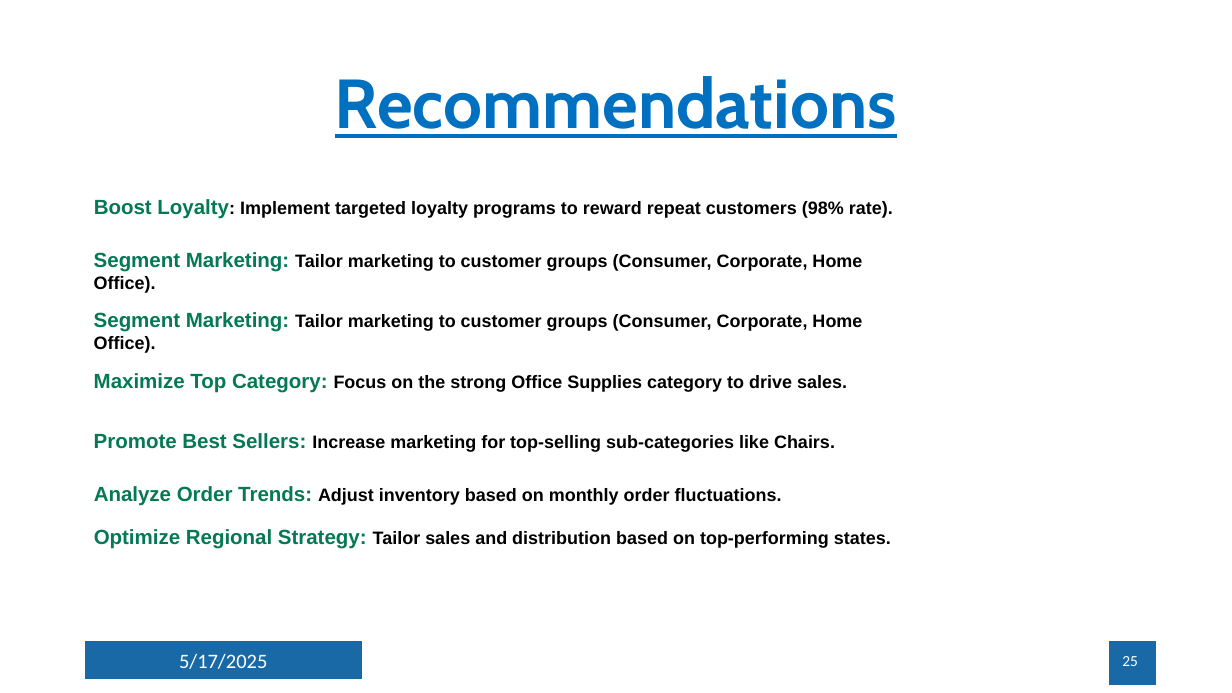
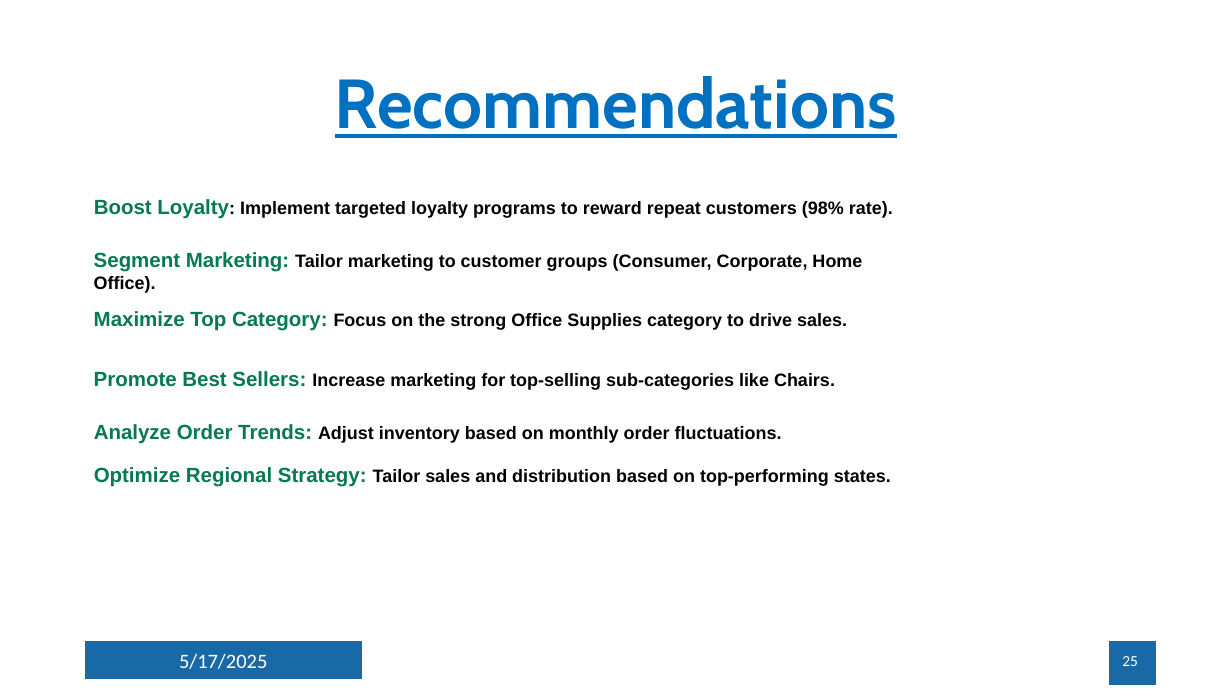
Before and after one commit to ebraam72/Graduation-project-DEPI-, a slide deck: slide 25 of Final_Presentation[1].pptx. Drawn at 1232x693 pixels with LibreOffice and Linux fonts; fonts in the diff are those of the drawing; background and template pictures are left out. Boxes give left, top, right and bottom in pixels: in the first picture for what was removed or moved away, otherwise in the second. Text is boxed around its words. In the diff, an @@ line names an element or a change of style, - is before the commit and + after.

```diff
--- a/Final_Presentation[1].pptx
+++ b/Final_Presentation[1].pptx
@@ 4 texts: place and size @@
-4 texts at box(94, 373, 891, 549)
+4 texts at box(94, 311, 891, 487)
@@ text removed at box(94, 312, 862, 332) @@
-Segment Marketing: Tailor marketing to customer groups (Consumer, Corporate, Home Office).
```
Also in this commit, not shown: 2 other slides changed.
